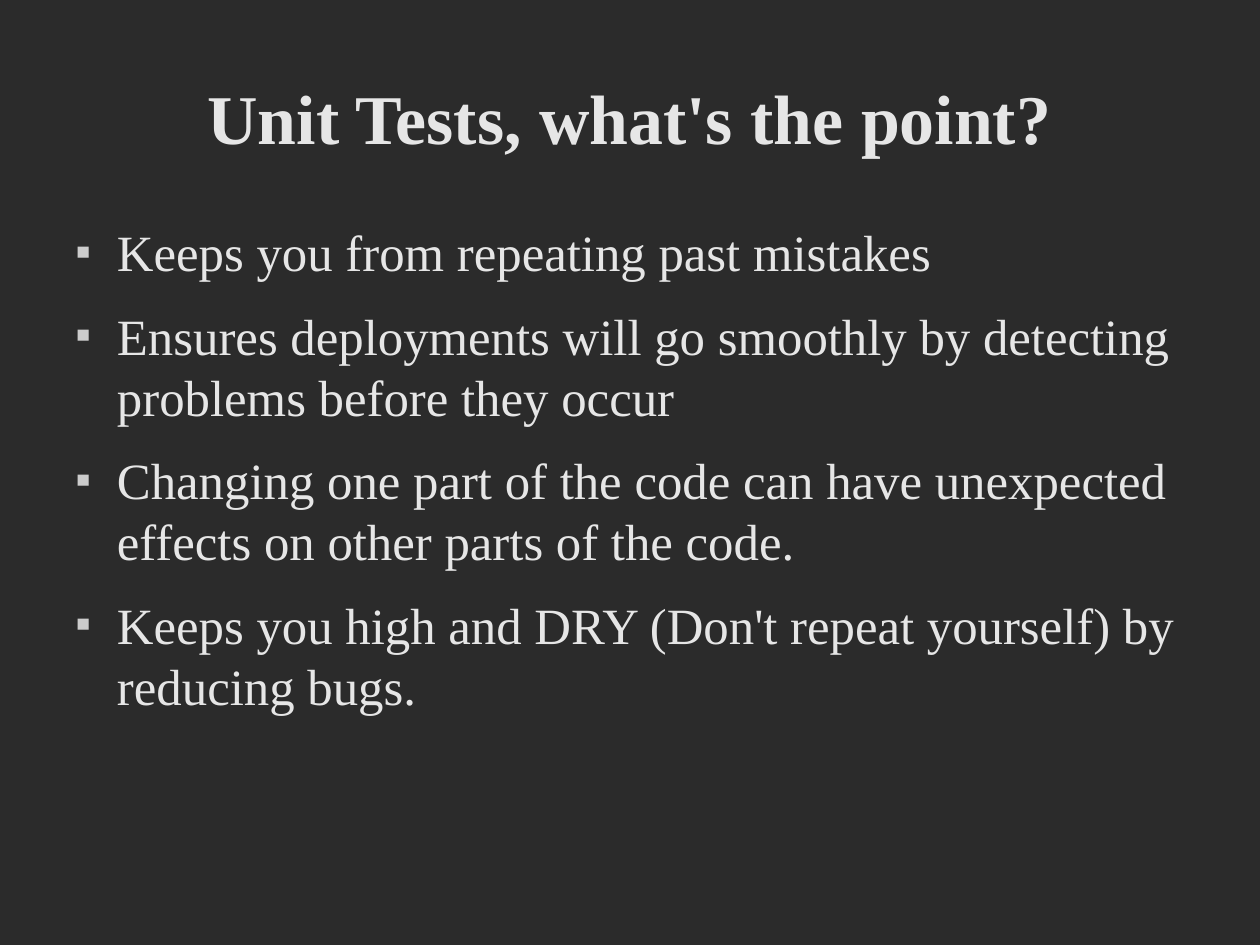
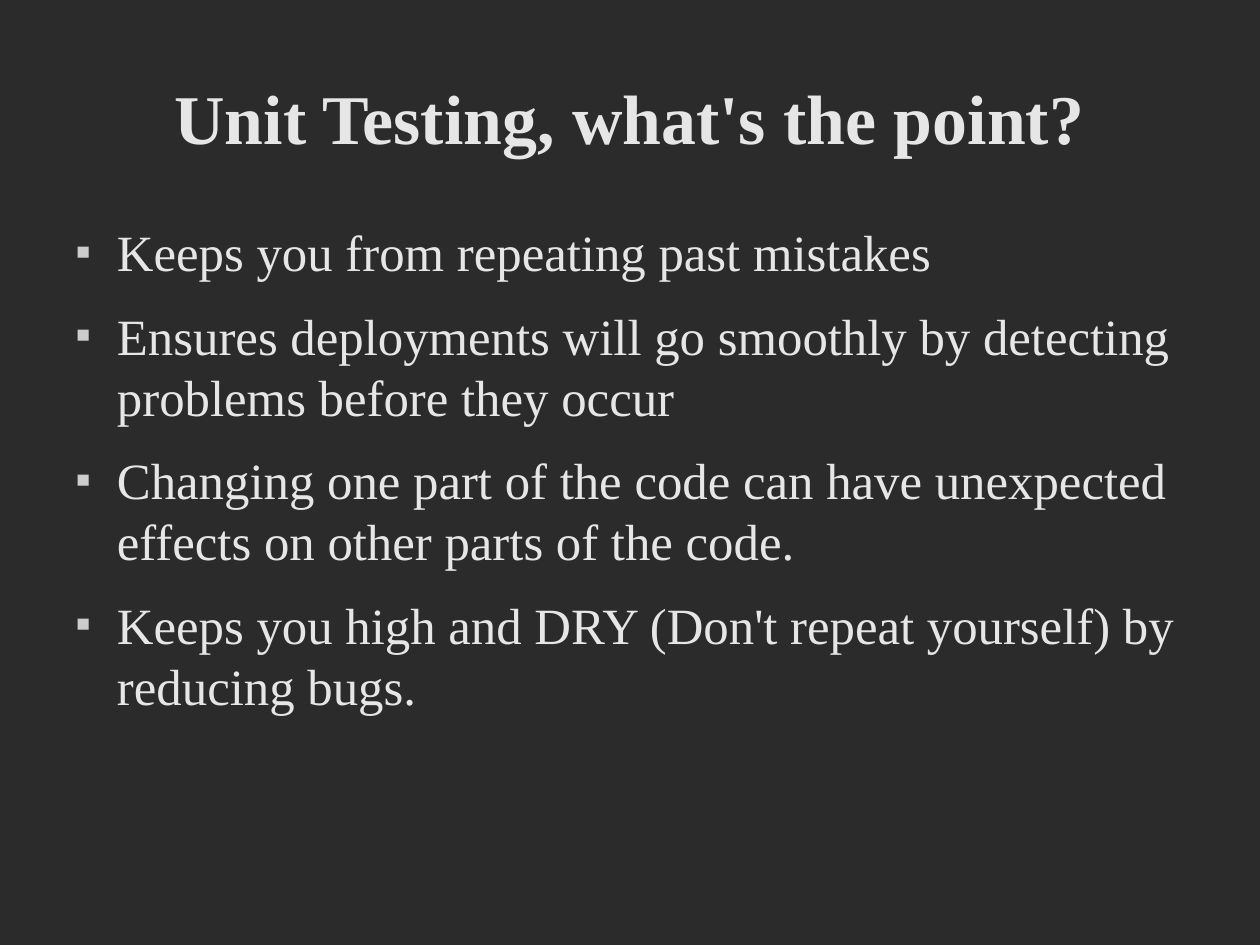
Before and after one commit to dfanica/onesite-unit-test-demo, a slide deck: slide 2 of public/files/presentation.odp. Drawn at 1260x945 pixels with LibreOffice and Linux fonts; fonts in the diff are those of the drawing; background and template pictures are left out; a plain dark background stands for a picture behind light text. Boxes give left, top, right and bottom in pixels: in the first picture for what was removed or moved away, otherwise in the second. Text is boxed around its words. In the diff, an @@ line names an element or a change of style, - is before the commit and + after.

```diff
--- a/public/files/presentation.odp
+++ b/public/files/presentation.odp
@@ title at bbox=[174, 95, 1084, 157]: text changed @@
-Unit Tests, what's the point?
+Unit Testing, what's the point?
```
Also in this commit, not shown: 1 other slide changed, 6 slides added, 2 slides removed, 1 other file.
